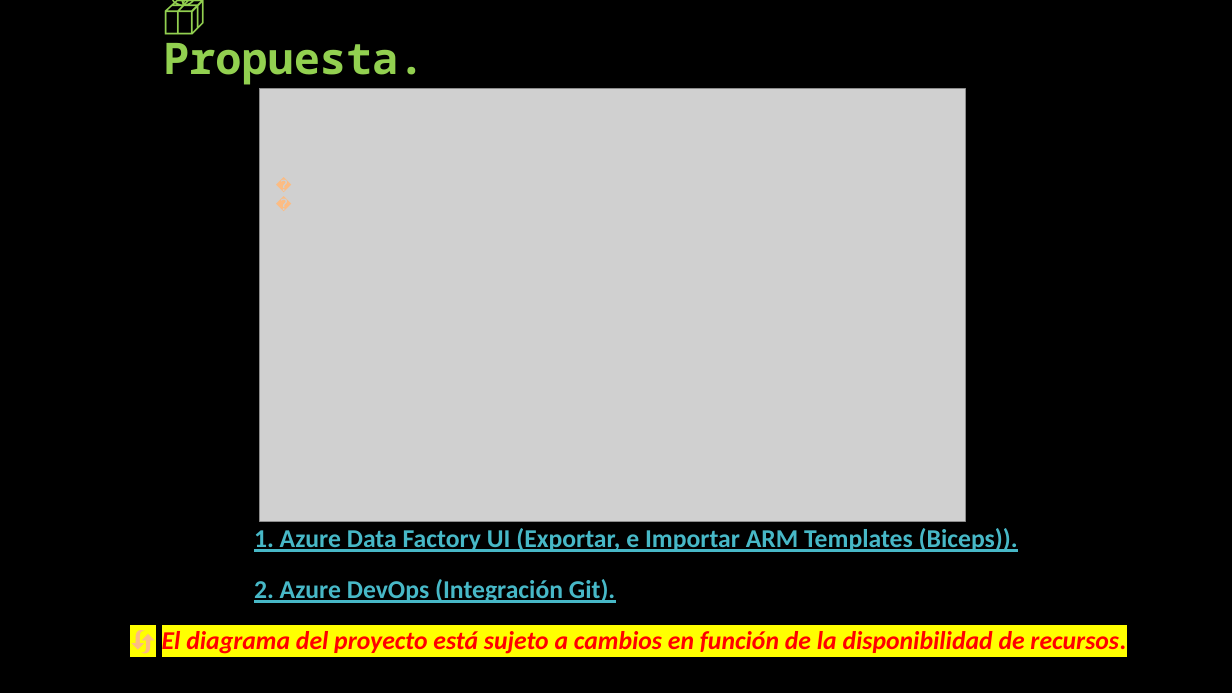
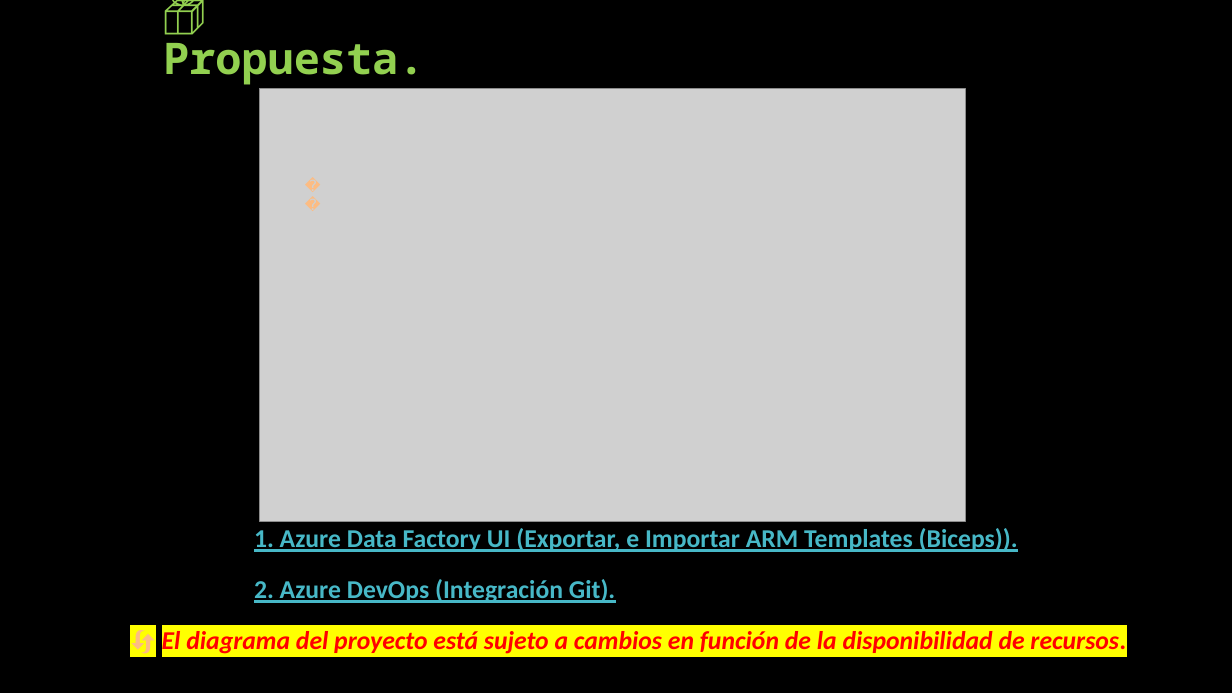
Before and after one commit to OMaciasd/datafactory-migration, a slide deck: slide 4 of Diagrams/guides/Propuesta migracion - Perceptio.pptx. Drawn at 1232x693 pixels with LibreOffice and Linux fonts; fonts in the diff are those of the drawing; grey boxes stand for pictures. Boxes give left, top, right and bottom in pixels: in the first picture for what was removed or moved away, otherwise in the second. Text is boxed around its words. In the diff, an @@ line names an element or a change of style, - is before the commit and + after.

```diff
--- a/Diagrams/guides/Propuesta migracion - Perceptio.pptx
+++ b/Diagrams/guides/Propuesta migracion - Perceptio.pptx
@@ text "🔄": place and size @@
-text "🔄" at <box>267,172,296,200</box>
+text "🔄" at <box>296,172,324,200</box>
```
Also in this commit, not shown: 2 other slides changed, 53 other files.
